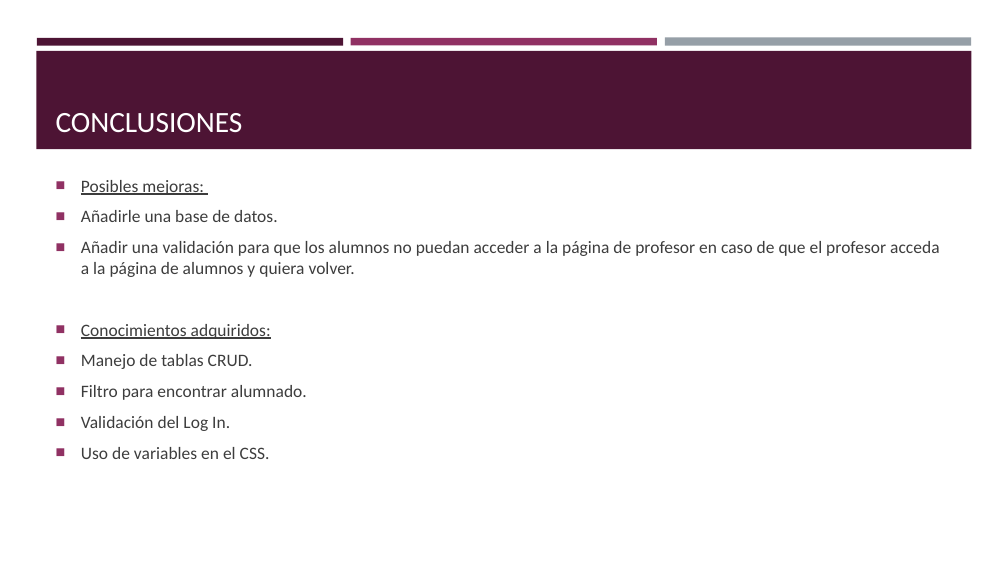
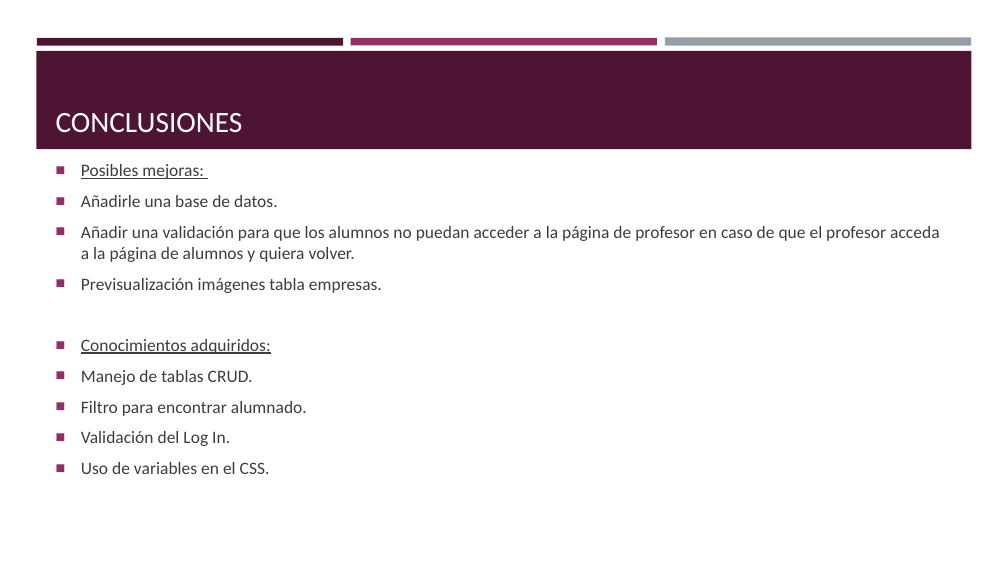
Before and after one commit to Chicago-Melimpio/alumnosProfes, a slide deck: slide 8 of Equipo 4+1.pptx. Drawn at 1008x567 pixels with LibreOffice and Linux fonts; fonts in the diff are those of the drawing. Boxes give left, top, right and bottom in pixels: in the first picture for what was removed or moved away, otherwise in the second. Text is boxed around its words. In the diff, an @@ line names an element or a change of style, - is before the commit and + after.

```diff
--- a/Equipo 4+1.pptx
+++ b/Equipo 4+1.pptx
@@ text at (81,278,382,293): paragraph added @@
+■ Previsualización imágenes tabla empresas.
```
Also in this commit, not shown: 7 other files.
